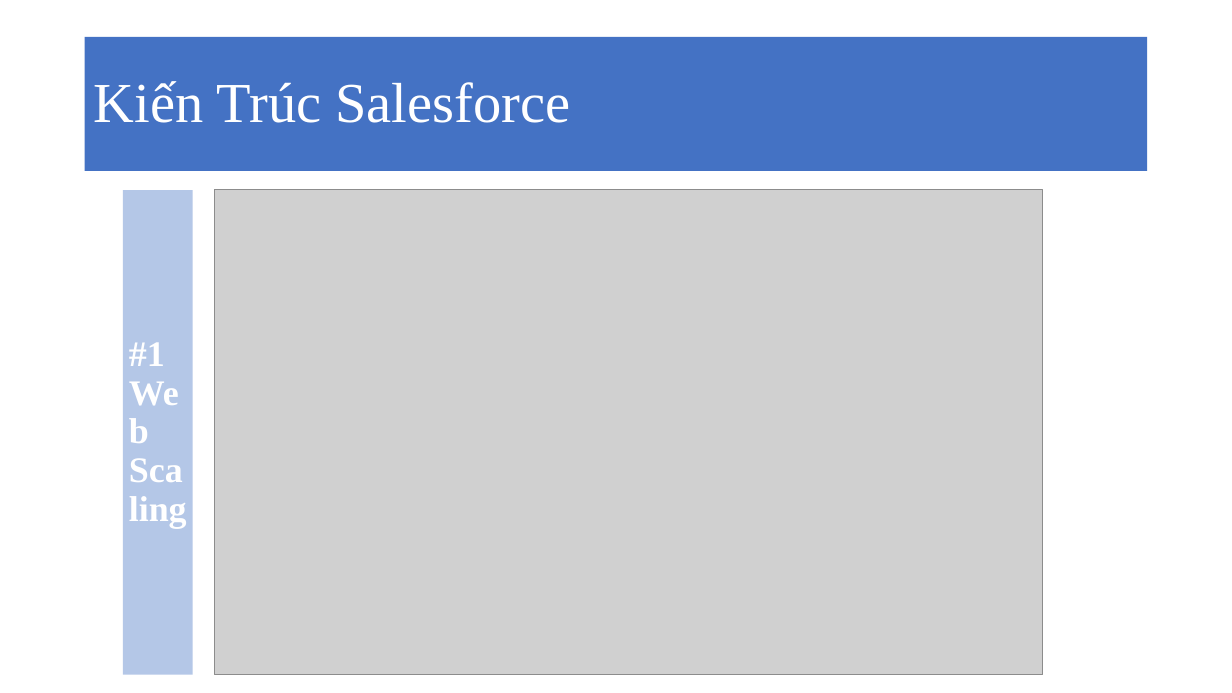
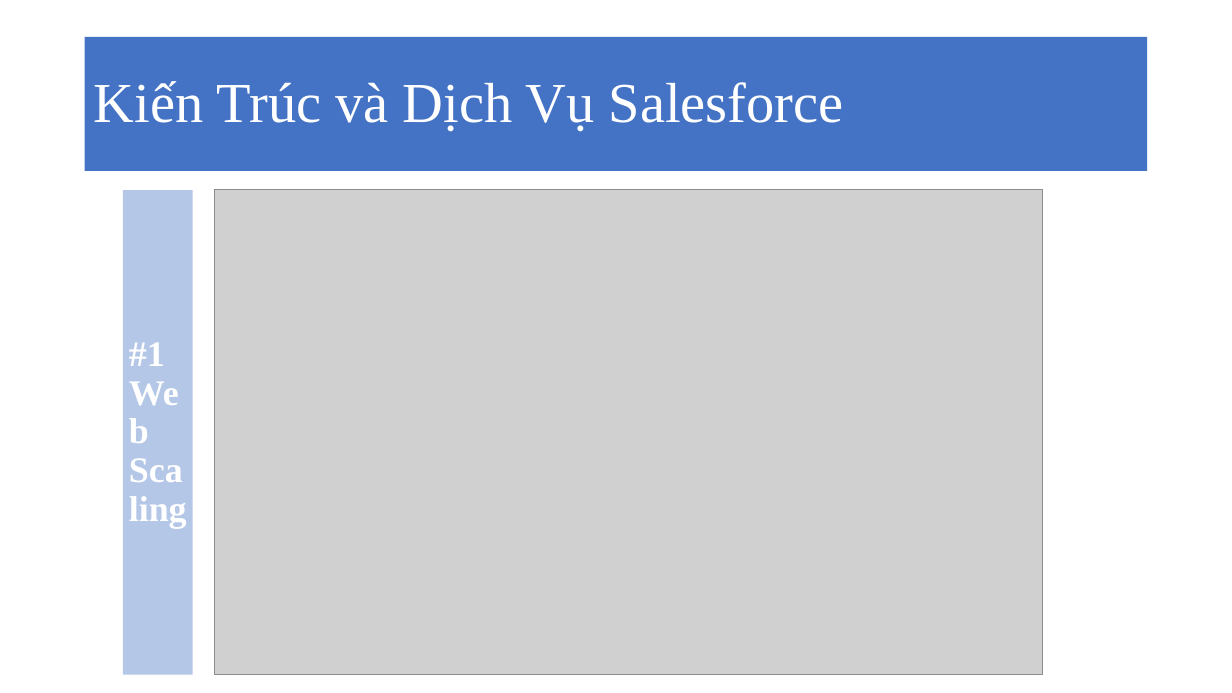
Before and after one commit to MaiBui/graduate-class, a slide deck: slide 6 of cloud_computing/Salesforce.pptx. Drawn at 1232x693 pixels with LibreOffice and Linux fonts; fonts in the diff are those of the drawing; grey boxes stand for pictures. Boxes give left, top, right and bottom in pixels: in the first picture for what was removed or moved away, otherwise in the second. Text is boxed around its words. In the diff, an @@ line names an element or a change of style, - is before the commit and + after.

```diff
--- a/cloud_computing/Salesforce.pptx
+++ b/cloud_computing/Salesforce.pptx
@@ title at [94, 81, 844, 132]: text changed @@
-Kiến Trúc Salesforce
+Kiến Trúc và Dịch Vụ Salesforce
```
Also in this commit, not shown: 7 other slides changed, 3 slides added, 1 slide removed.
